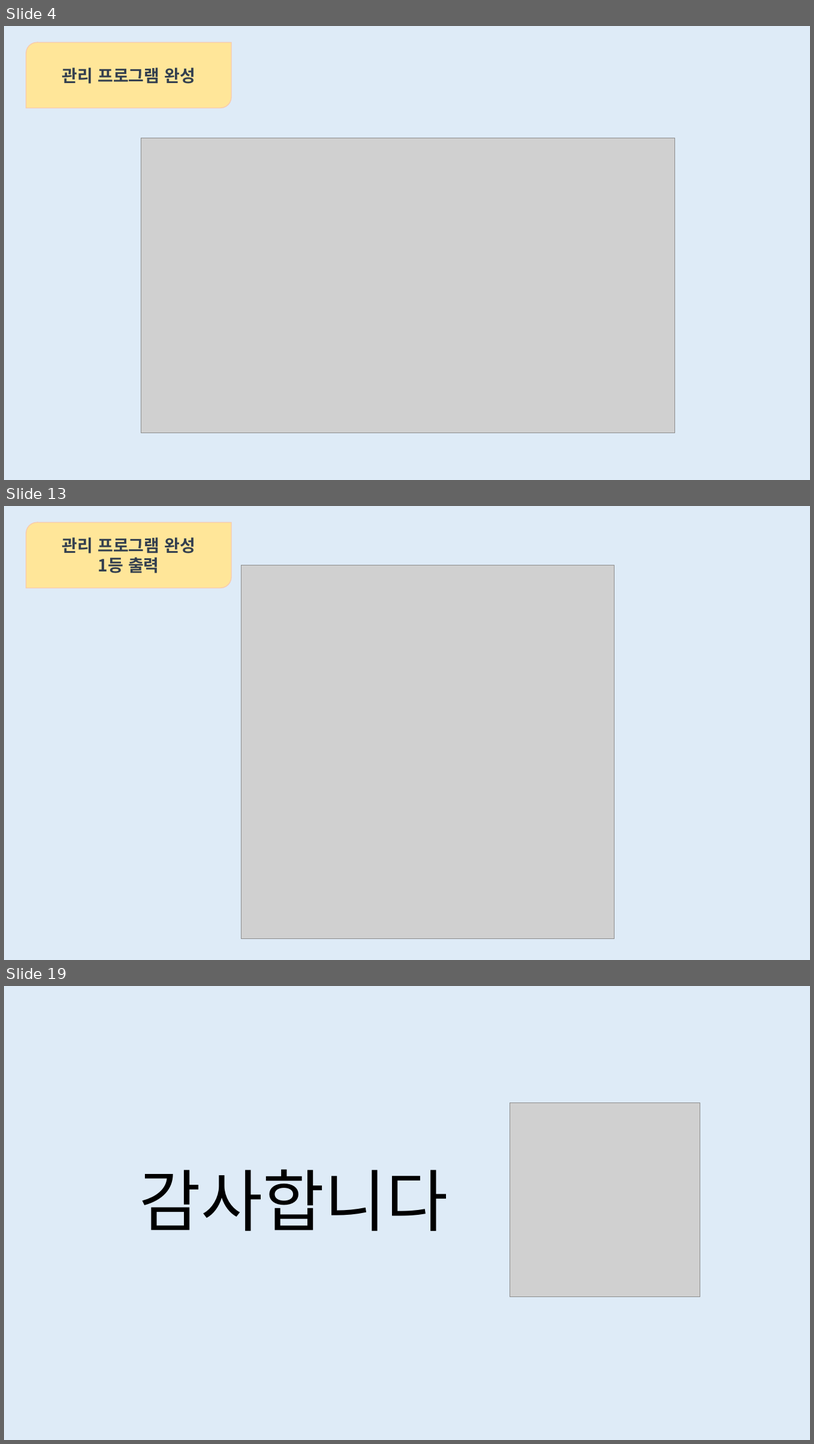
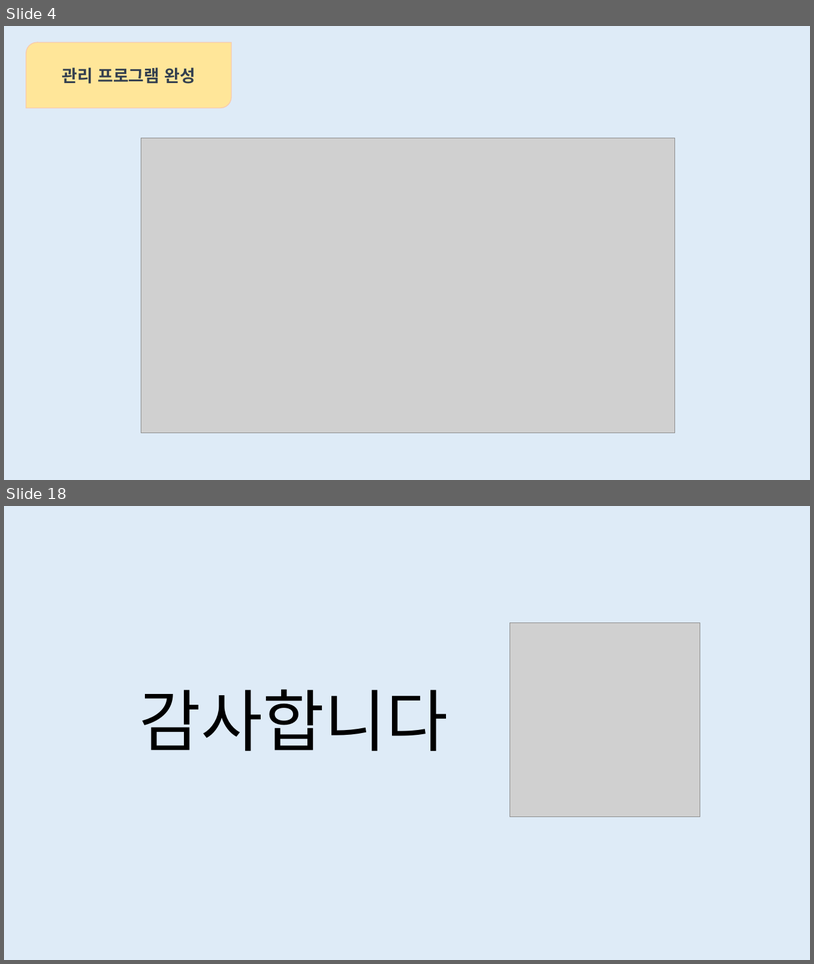
Before and after one commit to limjh0513/DGSW_studentsmanage, a slide deck: 자료구조.pptx. Shown one above the other, each under a label of ours: slides 4, 13 and 19 before the commit, slides 4 and 18 after it; the slides between them are not shown. The pictures are 814x1444 and 814x964 pixels, drawn with LibreOffice and Linux fonts; fonts in the diff are those of the drawing; grey boxes stand for pictures. Boxes give left, top, right and bottom in pixels: in the first picture for what was removed or moved away, otherwise in the second. Text is boxed around its words. In the diff, an @@ line names an element or a change of style, - is before the commit and + after.

```diff
--- a/자료구조.pptx
+++ b/자료구조.pptx
@@ slide 13 removed at (4, 506, 810, 960), background #DEEBF7 @@
@@ round diag rect removed at (26, 522, 231, 588) @@
-관리 프로그램 완성
-1등 출력
@@ picture removed at (241, 565, 615, 939) @@
@@ what was slide 19 is now slide 18 @@
```
Also in this commit, not shown: 13 slides changed.
